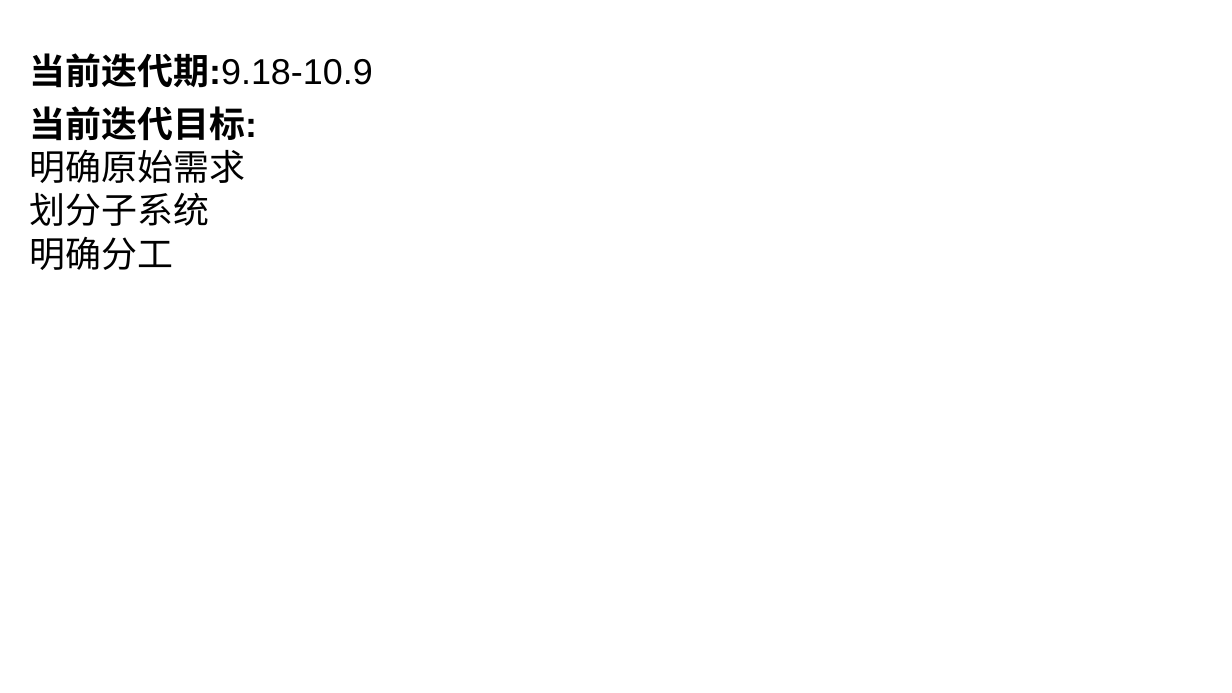
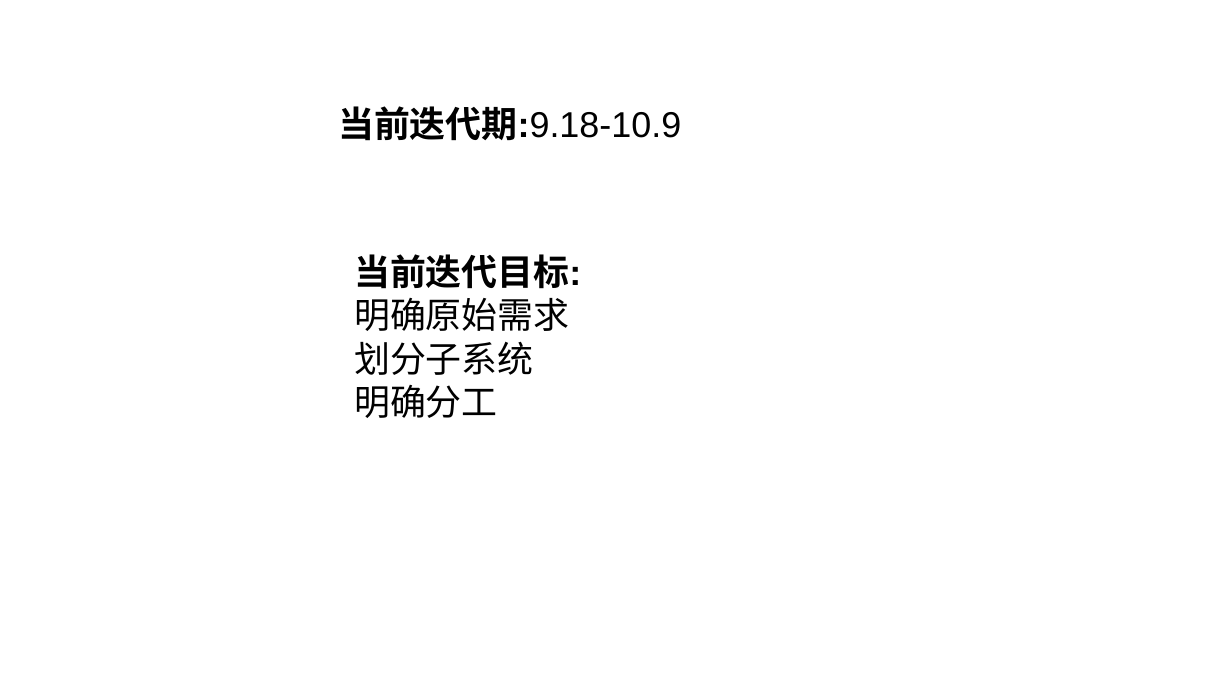
Before and after one commit to C32-SoundTech/SoundTech, a slide deck: slide 7 of docs/软件工程实践.pptx. Drawn at 1232x693 pixels with LibreOffice and Linux fonts; fonts in the diff are those of the drawing. Boxes give left, top, right and bottom in pixels: in the first picture for what was removed or moved away, otherwise in the second. Text is boxed around its words. In the diff, an @@ line names an element or a change of style, - is before the commit and + after.

```diff
--- a/docs/软件工程实践.pptx
+++ b/docs/软件工程实践.pptx
@@ text "当前迭代期:9.18-10.9": place and size @@
-text "当前迭代期:9.18-10.9" at [30, 53, 373, 88]
+text "当前迭代期:9.18-10.9" at [338, 106, 681, 141]
@@ text "当前迭代目标:": place and size @@
-text "当前迭代目标:" at [30, 106, 257, 270]
+text "当前迭代目标:" at [354, 254, 581, 418]
```
Also in this commit, not shown: 1 other slide changed, 4 slides added, 5 slides removed, 1 other file.
